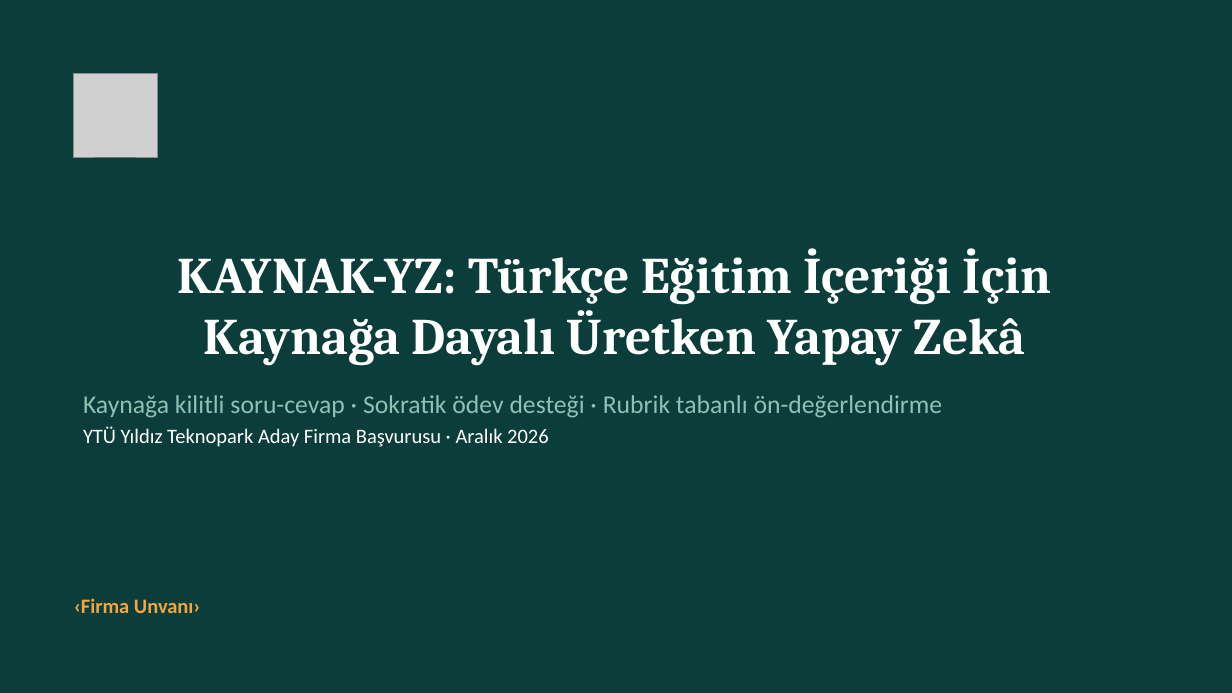
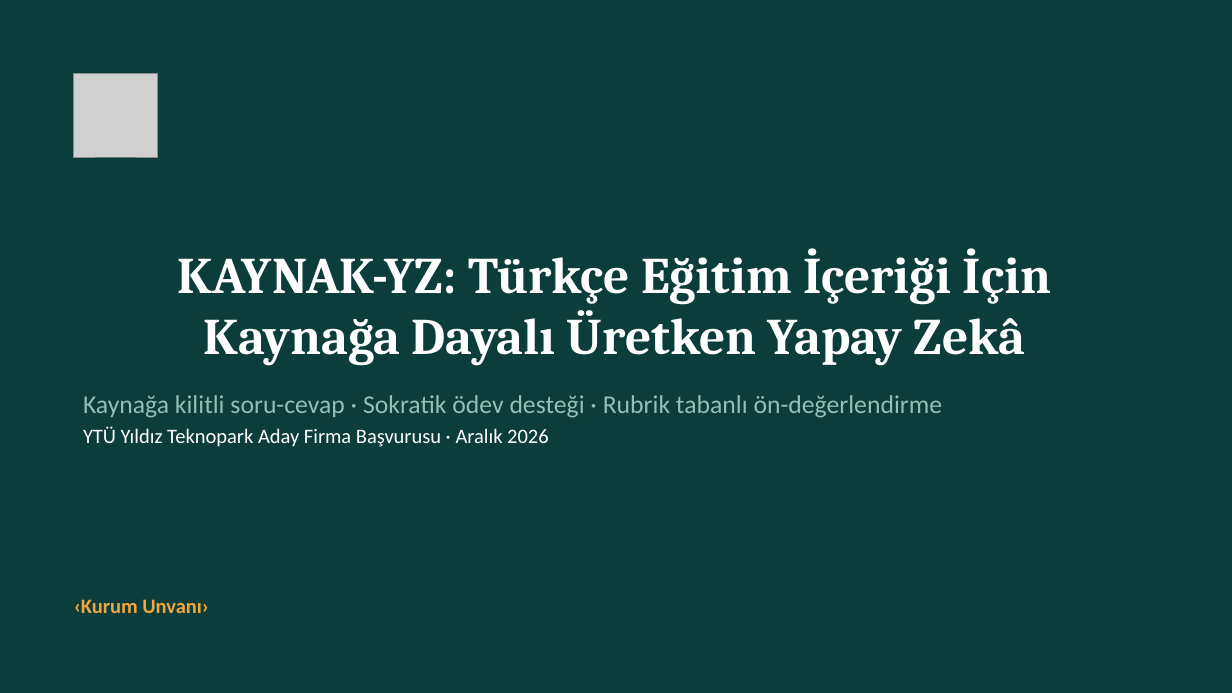
Before and after one commit to adecust/yildiz-teknopark-basvuru, a slide deck: slide 1 of teslim/KAYNAK-YZ_Firma_Proje_Sunumu.pptx. Drawn at 1232x693 pixels with LibreOffice and Linux fonts; fonts in the diff are those of the drawing; grey boxes stand for pictures. Boxes give left, top, right and bottom in pixels: in the first picture for what was removed or moved away, otherwise in the second. Text is boxed around its words. In the diff, an @@ line names an element or a change of style, - is before the commit and + after.

```diff
--- a/teslim/KAYNAK-YZ_Firma_Proje_Sunumu.pptx
+++ b/teslim/KAYNAK-YZ_Firma_Proje_Sunumu.pptx
@@ text at [74, 599, 209, 613]: text changed @@
-‹Firma Unvanı›
+‹Kurum Unvanı›
```
Also in this commit, not shown: 4 other slides changed, 1 slide added, 12 other files.
